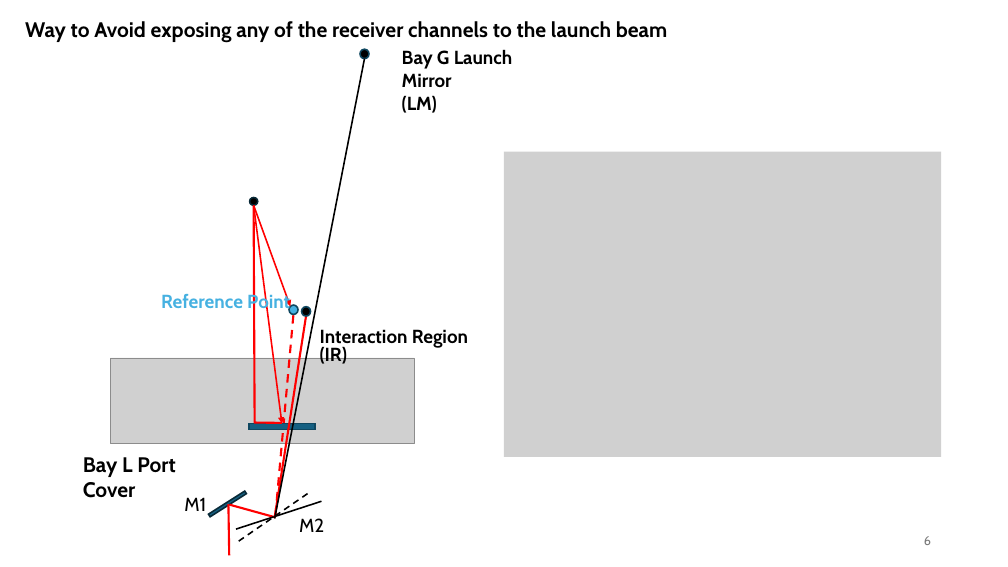
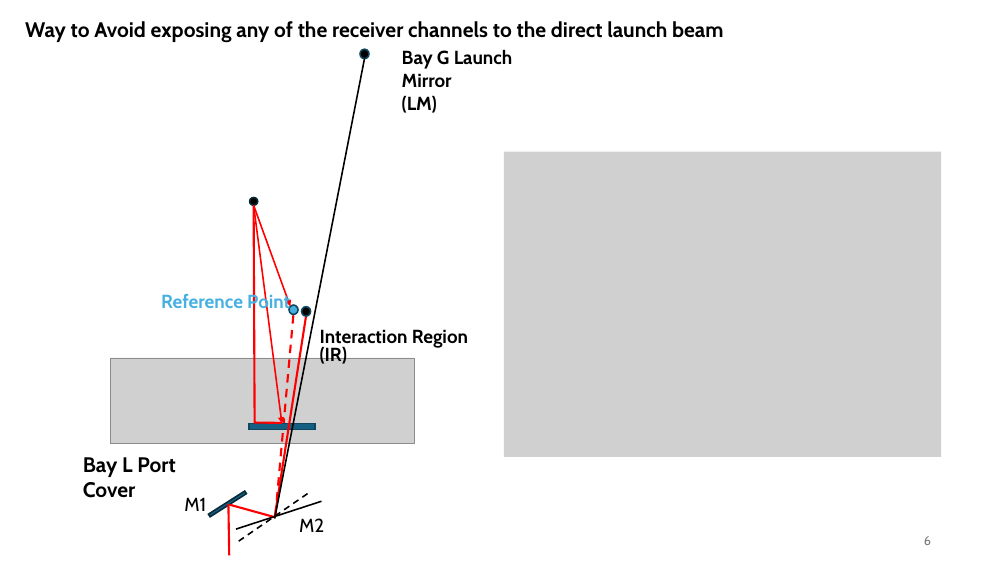
Before and after one commit to USTC-star/computer_share, a slide deck: slide 6 of NSTX-U High-k scattering Calculation_20240717.pptx. Drawn at 1008x567 pixels with LibreOffice and Linux fonts; fonts in the diff are those of the drawing; grey boxes stand for pictures. Boxes give left, top, right and bottom in pixels: in the first picture for what was removed or moved away, otherwise in the second. Text is boxed around its words. In the diff, an @@ line names an element or a change of style, - is before the commit and + after.

```diff
--- a/NSTX-U High-k scattering Calculation_20240717.pptx
+++ b/NSTX-U High-k scattering Calculation_20240717.pptx
@@ text at (x1=25, y1=21, x2=723, y2=43): text changed @@
-Way to Avoid exposing any of the receiver channels to the launch beam
+Way to Avoid exposing any of the receiver channels to the direct launch beam
```
Also in this commit, not shown: 2 other slides changed, 5 slides added.
